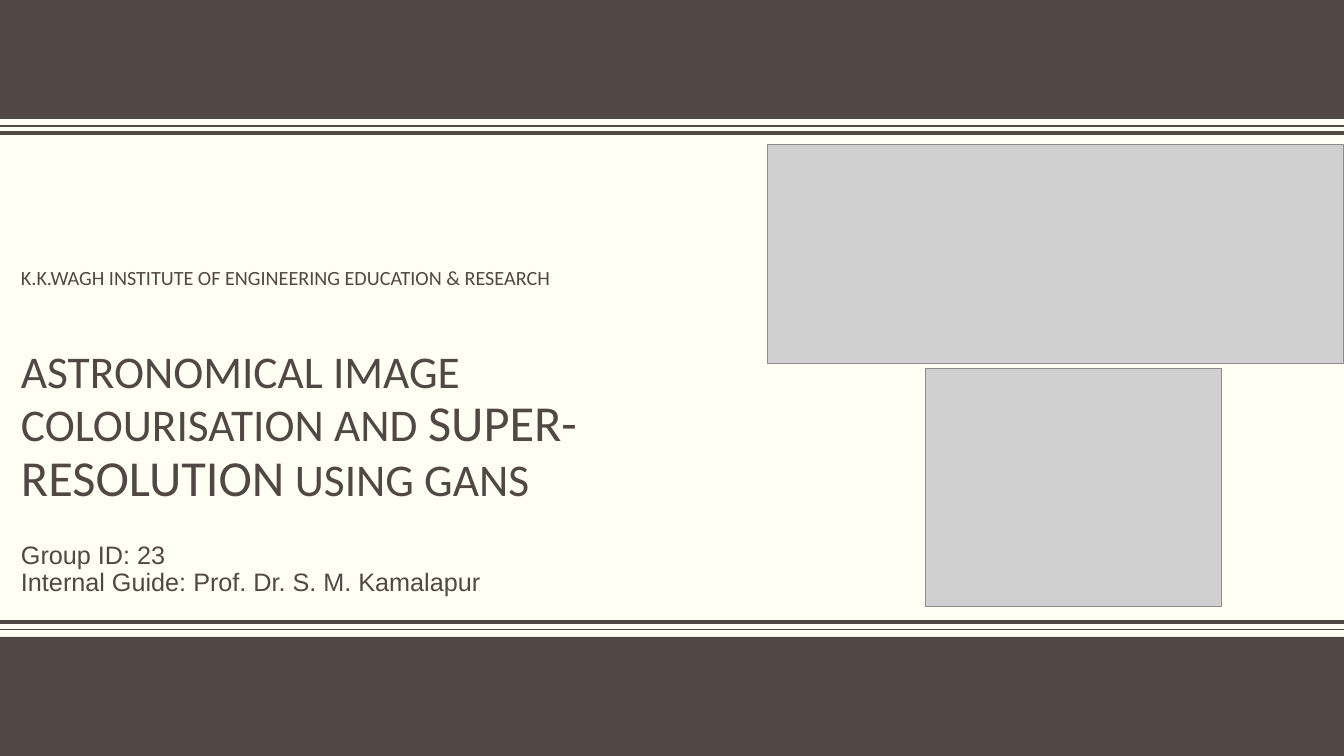
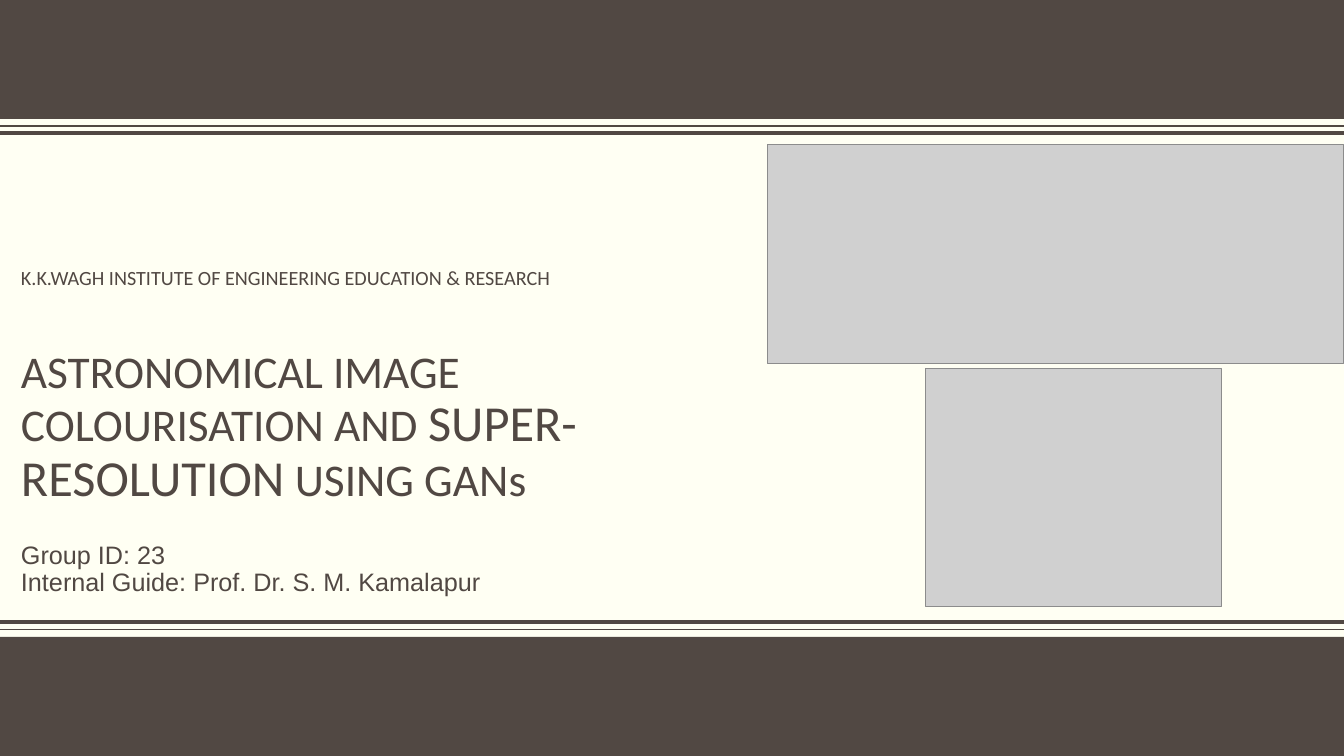
Before and after one commit to obi-wan-shinobi/Literature-Review, a slide deck: slide 1 of Presentation/Stage_1/stage_1_presentation.pptx. Drawn at 1344x756 pixels with LibreOffice and Linux fonts; fonts in the diff are those of the drawing; grey boxes stand for pictures; background and template pictures are left out. Boxes give left, top, right and bottom in pixels: in the first picture for what was removed or moved away, otherwise in the second. Text is boxed around its words. In the diff, an @@ line names an element or a change of style, - is before the commit and + after.

```diff
--- a/Presentation/Stage_1/stage_1_presentation.pptx
+++ b/Presentation/Stage_1/stage_1_presentation.pptx
@@ title at [21, 272, 577, 497]: text changed @@
-K.K.WAGH INSTITUTE OF ENGINEERING EDUCATION & RESEARCH
-ASTRONOMICAL IMAGE COLOURISATION AND SUPER-RESOLUTION USING GANS
+K.K.WAGH INSTITUTE OF ENGINEERING EDUCATION & RESEARCH
+ASTRONOMICAL IMAGE COLOURISATION AND SUPER-RESOLUTION USING GANs
```
Also in this commit, not shown: 1 other file.
